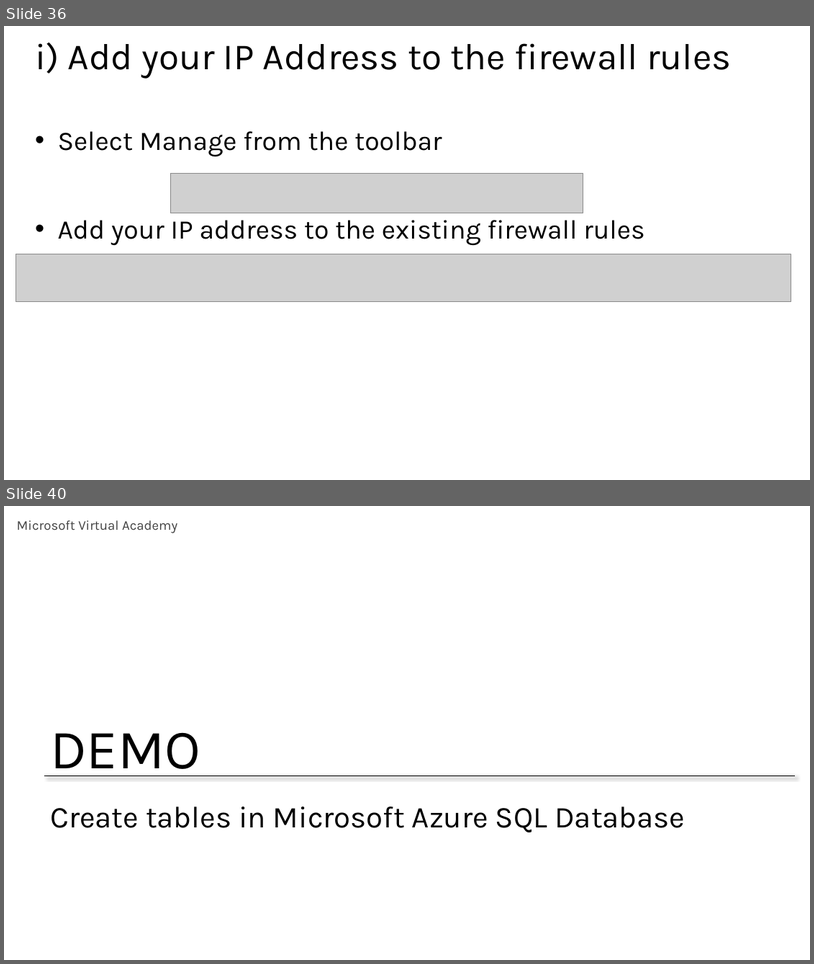
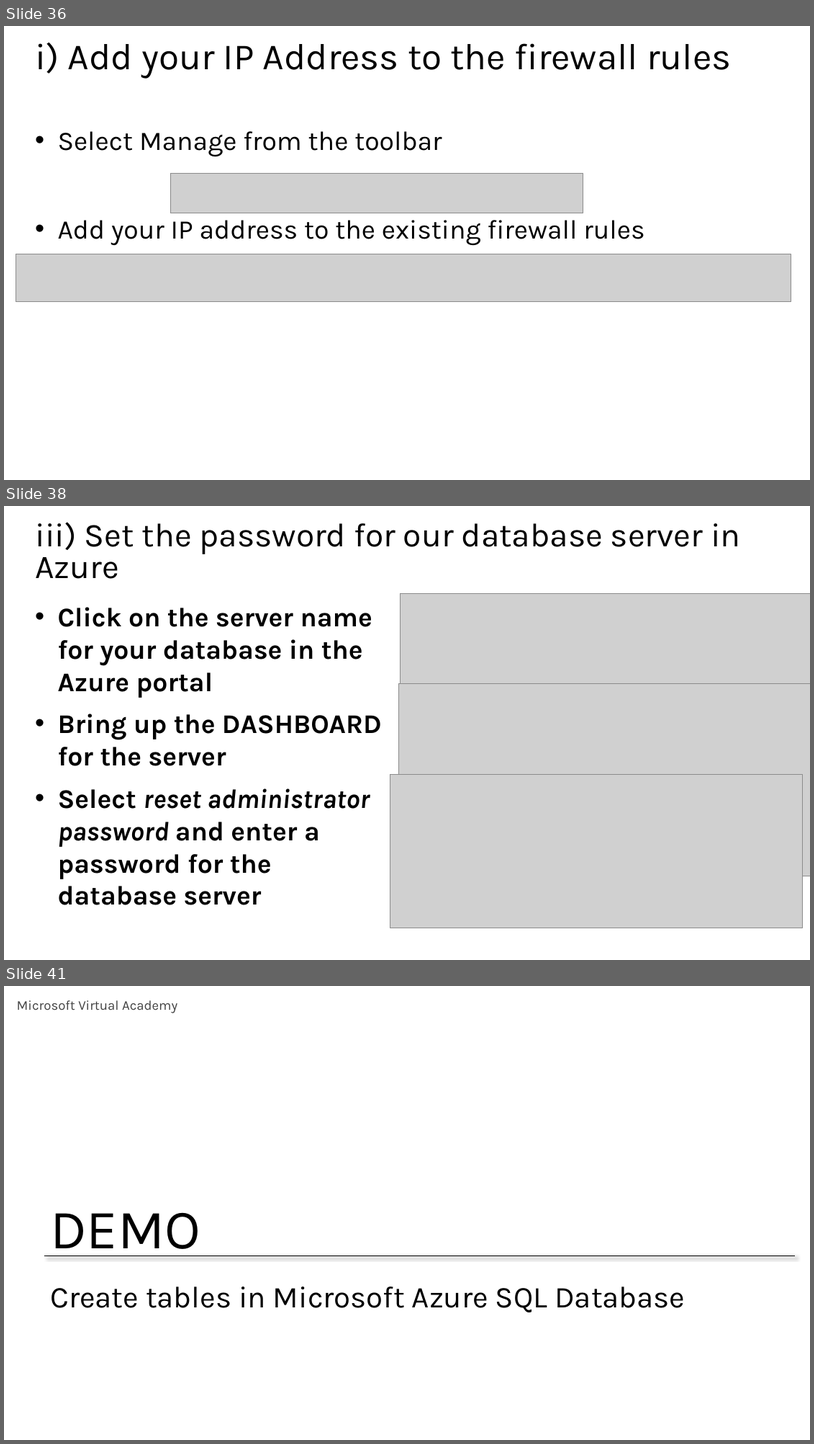
Before and after one commit to mkscala/AdvancedFlask, a slide deck: Slides/Module 3 - Introduction to Databases.pptx. Shown one above the other, each under a label of ours: slides 36 and 40 before the commit, slides 36, 38 and 41 after it; the slides between them are not shown. The pictures are 814x964 and 814x1444 pixels, drawn with LibreOffice and Linux fonts; fonts in the diff are those of the drawing; grey boxes stand for pictures. Boxes give left, top, right and bottom in pixels: in the first picture for what was removed or moved away, otherwise in the second. Text is boxed around its words. In the diff, an @@ line names an element or a change of style, - is before the commit and + after.

Commit message:
Added server password reset

```diff
--- a/Slides/Module 3 - Introduction to Databases.pptx
+++ b/Slides/Module 3 - Introduction to Databases.pptx
@@ slide 38 added at [4, 506, 810, 960], background #FFFFFF @@
@@ title added at [35, 522, 741, 579], 39.6 pt, text #000000 @@
+iii) Set the password for our database server in Azure
@@ text added at [58, 607, 382, 905], 32 pt, text #000000, bold @@
+• Click on the server name for your database in the Azure portal
+• Bring up the DASHBOARD for the server
+• Select reset administrator password and enter a password for the database server
@@ picture added at [400, 594, 810, 718] @@
@@ picture added at [399, 683, 810, 876] @@
@@ picture added at [391, 774, 803, 928] @@
@@ what was slide 40 is now slide 41 @@
```
Also in this commit, not shown: 10 slides changed.
